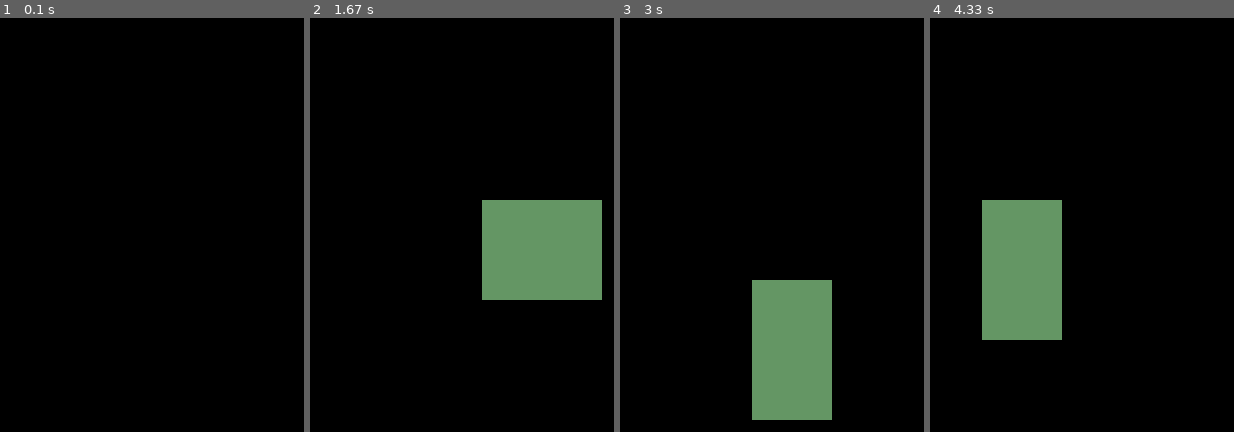
Above: before the commit, frames 1-4 (left to right).
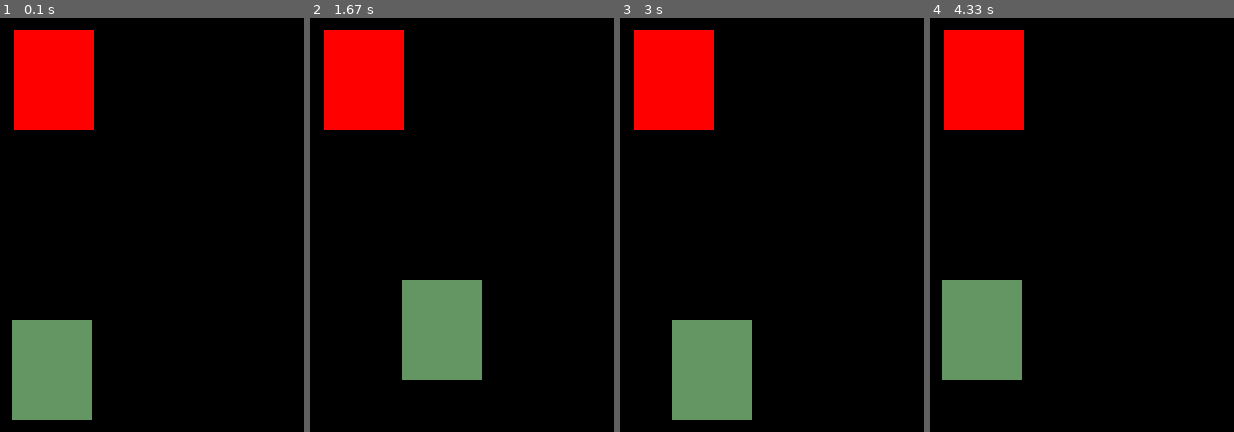
Above: after the commit, the same moments.

Repository: VitorSchneider03/Pyton
Game: pygame game, started from 28pyGame.py
Two runs of this game, one before a commit and one after it. Both use one fixed random seed, a clock stepped at 60 frames per second and the inputs below.
Inputs:
- Up to frame 1 (0.1 s): no input
- Up to frame 2 (1.67 s): hold D 0.33-0.8 s; hold W 0.83-1.38 s; hold D from 1.42 s (still down)
- Up to frame 3 (3 s): release D at 2.05 s; hold A 2.08-2.75 s; hold S from 2.78 s (still down)
- Up to frame 4 (4.33 s): release S at 3.47 s; hold A 3.5-4.2 s; hold W from 4.23 s (still down)

The runs differ from the first frame. In frame 1, 13% of the frame differs, in the area x 3-31%, y 2-98%; in frame 2, 22%, in the area x 4-97%, y 2-88%; in frame 3, 22%; in frame 4, 18%.

Commit message:
PyGame- Colisão paredes e retangulo

Diff:
--- a/28pyGame.py
+++ b/28pyGame.py
@@ -1,6 +1,7 @@
 import pygame
 from pygame.locals import *
 from sys import exit
+from random import randint
 
 pygame.init()
 
@@ -9,14 +10,18 @@
 x = largura/2
 y = altura/2
 
-#relogio = pygame.time.Clock()
+x_boot = randint(0, 600)
+y_boot = randint(0, 430)
+
+relogio = pygame.time.Clock()
 
 tela = pygame.display.set_mode((largura, altura))
 pygame.display.set_caption('Game')
 while True:
-    #relogio.tick(100)
-    tela.fill((0,0,0))
+    relogio.tick(300)
+
     for event in pygame.event.get():
+        tela.fill((0, 0, 0))
         if event.type == QUIT:
             pygame.quit()
             exit()
@@ -32,17 +37,25 @@
                 y += 20
         '''
         if pygame.key.get_pressed()[K_a]:
-            x -= 20
+            if x >= 10:
+                x -= 10
         if pygame.key.get_pressed()[K_w]:
-            y -= 20
+            if y >= 10:
+                y -= 10
         if pygame.key.get_pressed()[K_d]:
-            x += 20
+            if x <= 590:
+                x += 10
         if pygame.key.get_pressed()[K_s]:
-            y += 20
+            if y <= 420:
+                y += 10
 
-        pygame.draw.rect(tela, (100, 150, 100), (x, y, 40, 50))
+        ret_player = pygame.draw.rect(tela, (100, 150, 100), (x, y, 40, 50))
+        ret_boot = pygame.draw.rect(tela, (255, 0, 0), (x_boot, y_boot, 40, 50))
+        if ret_player.colliderect(ret_boot):
+            x_boot = randint(0, 600)
+            y_boot = randint(0, 430)
+        pygame.display.update()
 
-        pygame.display.update()
 
 
 
